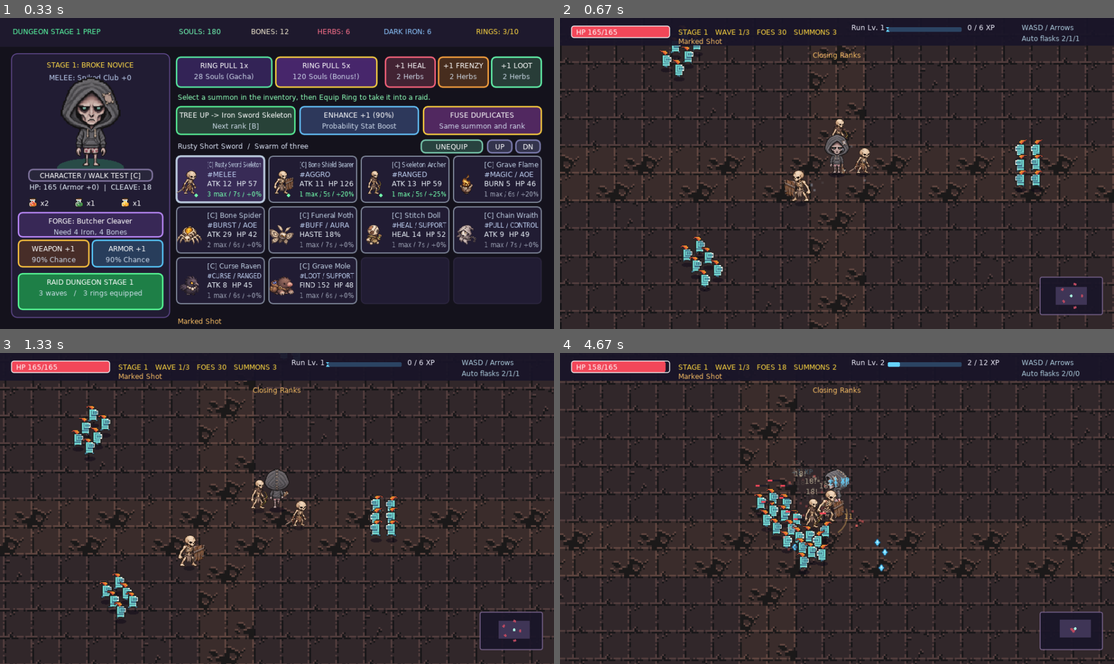
Above: before the commit, frames 1-4 (two rows, left to right).
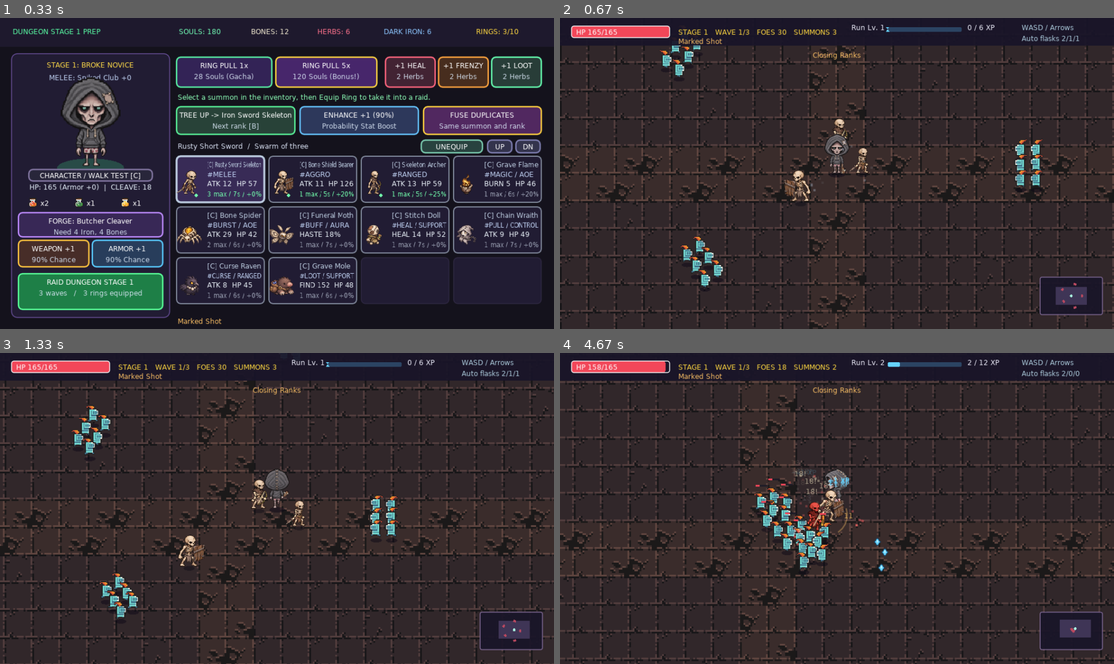
Above: after the commit, the same moments.

Repository: ohbahn85-cyber/pixel-dungeon-inn
Game: LÖVE game, started from game/main.lua
Same seed, same stepped clock (60 frames per second), same inputs: the game is played once before the commit and once after it.
Inputs:
- Up to frame 1 (0.33 s): no input
- Up to frame 2 (0.67 s): click "RAID DUNGEON STAGE 1" at 0.38 s
- Up to frame 3 (1.33 s): hold Right 0.67-1.13 s; hold Up from 1.17 s (still down)
- Up to frame 4 (4.67 s): release Up at 1.47 s; hold Right 1.5-1.97 s; hold Left 2-2.53 s; hold Down 2.57-2.87 s; hold Left 2.9-3.3 s; hold Up 3.33-3.7 s; hold Right 3.73-4.37 s; click "Fleet Bones" at 4.45 s

Frame 1 is identical in both runs. In frame 2, 0.2% of the frame differs, in the area x 49-56%, y 32-50%; in frame 3, 0.2%; in frame 4, 1.1%, in the area x 35-93%, y 37-90%.

Commit message:
Animate skeleton sword and bow attacks with jointed arms

Diff:
--- a/game/main.lua
+++ b/game/main.lua
@@ -8,6 +8,7 @@
 local Waves = require("raid_waves")
 local Catalog = require("summon_catalog")
 local SummonArt = require("summon_art")
+local SummonPose = require("summon_combat_pose")
 local GraveFire = require("grave_fire")
 local Roles = require("summon_roles")
 local CharacterPreview = require("character_preview")
@@ -580,6 +581,19 @@
     return math.atan2(target.y - actor.y, target.x - actor.x)
 end
 
+local function summonHeight(summon)
+    local heroHeight = necro.stage == 1 and raidHeroHeight or quads.necro_stages[necro.stage].h * 2.1
+    return heroHeight * summon.meta.size
+end
+
+local function summonBob(summon)
+    local family = summon.meta.family
+    if summon.meta.fire or family == "moth" or family == "wraith" or family == "raven" then
+        return 7 + math.sin(timeAcc * 5 + summon.slot.index * 1.7) * 3
+    end
+    return summon.moving and math.abs(math.sin(summon.walk)) * 1.6 or 0
+end
+
 local function hitWithSummon(summon, target, damage, tint)
     target.hp = target.hp - damage
     target.hitFlash = 0.10
@@ -588,9 +602,11 @@
 end
 
 local function shootArrow(summon, target, damage, volley)
-    local angle = directionTo(summon, target)
+    local x, y = SummonPose.arrowOrigin(summon.slot.ring, math.floor(summon.x),
+        math.floor(summon.y - summonBob(summon)), summonHeight(summon), summon.facing, summon.weaponAttack)
+    local angle = math.atan2(target.y - 14 - y, target.x - x)
     projectiles[#projectiles + 1] = {
-        x = summon.x, y = summon.y - 14,
+        x = x, y = y,
         vx = math.cos(angle) * 415, vy = math.sin(angle) * 415,
         dmg = damage, owner = summon, volley = volley, life = 0.90,
         col = summon.meta.rank == 4 and summon.meta.accent or (isMarked(target) and markColor or TIER_COLORS[summon.meta.tier]),
@@ -613,7 +629,7 @@
         if summon.trackingHits >= 3 then
             summon.trackingHits = 0
             if enemy.hp > 0 and summon.hp > 0 then
-                shootArrow(summon, enemy, math.floor(arrow.dmg * 1.35), false)
+                summon.followup = {target = enemy, damage = math.floor(arrow.dmg * 1.35)}
             end
         end
     end
@@ -638,7 +654,9 @@
 
 local function strikeWithSummon(summon, target, damage)
     local meta = summon.meta
-    summon.attackTime, summon.attackAngle = 0.23, directionTo(summon, target)
+    if not SummonPose[meta.family] then
+        summon.attackTime, summon.attackAngle = 0.23, directionTo(summon, target)
+    end
     if meta.family == "shield" then
         if meta.rank >= 2 then summon.guardTime = 0.64 end
         bashTarget(summon, target, damage)
@@ -683,6 +701,46 @@
     end
 end
 
+local function startSummonAttack(summon, target, damage, followup)
+    summon.weaponAttack = {
+        target = target, damage = damage, elapsed = 0, angle = directionTo(summon, target), followup = followup,
+    }
+    summon.facing = target.x >= summon.x and 1 or -1
+end
+
+local function inAttackRange(summon, target)
+    local reach = summon.meta.reach
+    if summon.meta.family == "archer" and runSynergies.markedShot and isMarked(target) then
+        reach = reach * (1 + summon.slot.stats.markedRange)
+    end
+    return target.hp > 0 and (summon.x - target.x)^2 + (summon.y - target.y)^2 <= (reach + target.radius)^2
+end
+
+local function advanceSummonAttack(summon, fallback, dt)
+    local attack = summon.weaponAttack
+    local timing = SummonPose[summon.meta.family]
+    local elapsed = attack.elapsed + dt
+    if attack.elapsed < timing.impact then
+        local target = attack.target
+        if not inAttackRange(summon, target) then target = fallback end
+        local inRange = target and inAttackRange(summon, target)
+        if inRange then
+            attack.target, attack.angle = target, directionTo(summon, target)
+            if math.abs(target.x - summon.x) > 3 then summon.facing = target.x > summon.x and 1 or -1 end
+        end
+        if elapsed >= timing.impact and inRange then
+            attack.elapsed = timing.impact
+            if attack.followup then
+                shootArrow(summon, target, attack.damage, false)
+            else
+                strikeWithSummon(summon, target, attack.damage)
+            end
+        end
+    end
+    attack.elapsed = elapsed
+    if elapsed >= timing.duration then summon.weaponAttack = nil end
+end
+
 local function damageSummon(summon, damage, enemy, fromX, fromY)
     if summon.guardTime > 0 then
         local ox, oy = fromX - summon.x, fromY - summon.y
@@ -776,14 +834,28 @@
     end
 
     local mx, my = 0, 0
+    if summon.weaponAttack then
+        advanceSummonAttack(summon, target, dt * math.min(1.65, spdMult * (1 + attackHaste)))
+    end
+    if not summon.weaponAttack and summon.followup then
+        local followup = summon.followup
+        summon.followup = nil
+        if inAttackRange(summon, followup.target) then
+            startSummonAttack(summon, followup.target, followup.damage, true)
+        end
+    end
     if target then
         local angle = directionTo(summon, target)
-        summon.facing = target.x >= summon.x and 1 or -1
+        if not summon.weaponAttack then summon.facing = target.x >= summon.x and 1 or -1 end
         if distance <= reach + target.radius then
-            if summon.cdTimer <= 0 then
+            if summon.cdTimer <= 0 and not summon.weaponAttack and target.hp > 0 then
                 summon.cdTimer = meta.cd / (1 + stats.speed / 100)
                 local damage = math.floor(summon.atk * (1 + 0.20 * (run.ranks.summon or 0)))
-                strikeWithSummon(summon, target, damage)
+                if SummonPose[meta.family] then
+                    startSummonAttack(summon, target, damage)
+                else
+                    strikeWithSummon(summon, target, damage)
+                end
             end
             if (meta.family == "archer" or meta.fire or meta.family == "raven" or meta.family == "wraith") and distance < 52 then
                 mx, my = -math.cos(angle) * 65, -math.sin(angle) * 65
@@ -796,7 +868,7 @@
         local angle = math.atan2(dy, dx)
         local speed = math.max(meta.spd, math.min(220, math.sqrt(leash) * 1.8))
         mx, my = math.cos(angle) * speed, math.sin(angle) * speed
-        summon.facing = dx >= 0 and 1 or -1
+        if not summon.weaponAttack then summon.facing = dx >= 0 and 1 or -1 end
     end
 
     for _, other in ipairs(activeSummons) do
@@ -1484,7 +1556,6 @@
     Melee.drawTrail(necro.attack, necro.x, necro.y - 16, meleeReach(wp), wp.col)
 
     local stAnim = quads.necro_stages[necro.stage]
-    local heroHeight = necro.stage == 1 and raidHeroHeight or stAnim.h * 2.1
 
     -- Y좌표 깊이 정렬 후 0x72 4프레임 애니메이션 렌더링
     local drawList = { { kind = "necro", y = necro.y } }
@@ -1511,10 +1582,7 @@
             end
         elseif item.kind == "summon" then
             local s = item.ref
-            local bob = s.moving and math.abs(math.sin(s.walk)) * 1.6 or 0
-            if s.meta.fire or s.meta.family == "moth" or s.meta.family == "wraith" or s.meta.family == "raven" then
-                bob = 7 + math.sin(timeAcc * 5 + s.slot.index * 1.7) * 3
-            end
+            local bob = summonBob(s)
             local strike = math.sin(s.attackTime / 0.23 * math.pi)
             local x = s.x + math.cos(s.attackAngle) * strike * 5
             local y = s.y + math.sin(s.attackAngle) * strike * 5 - bob
@@ -1544,8 +1612,13 @@
                 love.graphics.arc("line", "open", s.x, s.y - 8, 17, s.attackAngle - 0.9, s.attackAngle + 0.9)
             end
             love.graphics.setColor(1, s.hitFlash > 0 and 0.4 or 1, s.hitFlash > 0 and 0.4 or 1, 1)
-            SummonArt.draw(s.slot.ring, math.floor(x), math.floor(y), heroHeight * s.meta.size, s.facing, strike)
-            if not s.meta.fire and not s.meta.ability and s.meta.family ~= "archer" and s.attackTime > 0 then
+            local height = summonHeight(s)
+            if SummonPose[s.meta.family] then
+                SummonPose.draw(s.slot.ring, math.floor(x), math.floor(y), height, s.facing, s.weaponAttack)
+            else
+                SummonArt.draw(s.slot.ring, math.floor(x), math.floor(y), height, s.facing, strike)
+            end
+            if s.meta.family == "shield" and s.attackTime > 0 then
                 local col = s.meta.rank == 4 and s.meta.accent
                     or (s.meta.family == "shield" and markColor or TIER_COLORS[s.meta.tier])
                 love.graphics.setColor(col[1], col[2], col[3], 0.66 * s.attackTime / 0.23)
@@ -1583,8 +1656,11 @@
     GraveFire.drawEmbers(graveFire)
     for _, p in ipairs(projectiles) do
         love.graphics.setColor(p.col[1], p.col[2], p.col[3], 1)
-        love.graphics.setLineWidth(2)
+        love.graphics.setLineWidth(1.5)
         love.graphics.line(p.x - p.vx * 0.025, p.y - p.vy * 0.025, p.x, p.y)
+        local pointX, pointY = p.x - p.vx * 0.009, p.y - p.vy * 0.009
+        love.graphics.polygon("fill", p.x, p.y, pointX - p.vy * 0.005, pointY + p.vx * 0.005,
+            pointX + p.vy * 0.005, pointY - p.vx * 0.005)
     end
     for _, ep in ipairs(enemyProjectiles) do
         love.graphics.setColor(1.0, 0.42, 0.15, 1)
--- a/game/summon_art.lua
+++ b/game/summon_art.lua
@@ -1,5 +1,6 @@
 local Catalog = require("summon_catalog")
 local pivots = require("assets.summon_pivots")
+local CombatPose = require("summon_combat_pose")
 
 local Art = {}
 local bodies, equipment, flames, familiars
@@ -21,6 +22,7 @@
     equipment = loadAtlas("summon_gear.png", 96, 96, 6)
     flames = loadAtlas("summon_grave_flame.png", 128, 112, 1)
     familiars = loadAtlas("summon_familiars.png", 128, 112, 6)
+    CombatPose.load(equipment)
 end
 
 function Art.draw(ring, x, y, height, facing, swing)
--- /dev/null
+++ b/game/summon_combat_pose.lua
@@ -0,0 +1,210 @@
+local Catalog = require("summon_catalog")
+local pivots = require("assets.summon_pivots")
+local g = love.graphics
+
+local Pose = {
+    sword = {impact = 0.115, duration = 0.285},
+    archer = {impact = 0.185, duration = 0.335},
+}
+
+-- Coordinates on the 128 × 112 torso cell, facing screen right.
+local shoulders = {
+    {52, 45, 73, 45}, {51, 46, 74, 45}, {52, 48, 78, 47}, {62, 51, 86, 49},
+    {50, 48, 75, 47}, {51, 48, 76, 47}, {55, 49, 83, 49}, {62, 51, 89, 49},
+}
+-- Top and bottom nock positions on the eight 96 × 96 bow cells.
+local nocks = {
+    {45, 13, 35, 81}, {43, 13, 31, 80}, {42, 20, 32, 73}, {43, 17, 32, 82},
+    {45, 17, 36, 77}, {42, 18, 31, 81}, {43, 17, 32, 77}, {43, 20, 34, 76},
+}
+
+-- Time, near hand offset, far hand offset, blade angle or bow cant.
+local swordKeys = {
+    {0, -9, 29, 7, 26, 2.53},
+    {0.064, -22, -15, 11, 16, 3.94},
+    {Pose.sword.impact, 29, 8, 9, 24, 6.00},
+    {0.168, 23, 21, 4, 27, 7.18},
+    {Pose.sword.duration, -9, 29, 7, 26, 8.81},
+}
+local bowKeys = {
+    {0, -5, 28, 9, 24, 0.34},
+    {0.068, 24, 12, 14, 10, 0.02},
+    {0.151, 11, 4, 28, 7, 0},
+    {Pose.archer.impact, 11, 4, 28, 7, 0},
+    {0.225, -2, 5, 29, 8, 0.09},
+    {Pose.archer.duration, -5, 28, 9, 24, 0.34},
+}
+
+local gear, torsos, limbs, unstrung
+local torsoQuads, limbQuads = {}, {}
+
+function Pose.load(equipment)
+    gear = equipment
+    torsos = g.newImage("assets/summon_torsos.png")
+    limbs = g.newImage("assets/summon_limbs.png")
+    for i = 1, 8 do
+        torsoQuads[i] = g.newQuad((i - 1) % 4 * 128, math.floor((i - 1) / 4) * 112, 128, 112, torsos:getDimensions())
+        limbQuads[i] = {}
+        for segment = 1, 3 do
+            limbQuads[i][segment] = g.newQuad((segment - 1) * 16, (i - 1) * 24, 16, 24, limbs:getDimensions())
+        end
+    end
+
+    -- The stock bow art includes a static string. Clear just that stroke on the combat texture.
+    local data = love.image.newImageData("assets/summon_gear.png")
+    for index, nock in ipairs(nocks) do
+        local left = (index - 1) % 4 * 96
+        local top = (4 + math.floor((index - 1) / 4)) * 96
+        for y = nock[2] + 3, nock[4] - 3 do
+            local progress = (y - nock[2]) / (nock[4] - nock[2])
+            local x = math.floor(nock[1] + (nock[3] - nock[1]) * progress + 0.5)
+            for column = x - 2, x + 2 do
+                data:setPixel(left + column, top + y, 0, 0, 0, 0)
+            end
+        end
+    end
+    unstrung = g.newImage(data)
+end
+
+local function sample(keys, elapsed)
+    for i = 2, #keys do
+        local b = keys[i]
+        if elapsed <= b[1] then
+            local a = keys[i - 1]
+            local t = (elapsed - a[1]) / (b[1] - a[1])
+            t = t * t * (3 - 2 * t)
+            return a[2] + (b[2] - a[2]) * t, a[3] + (b[3] - a[3]) * t,
+                a[4] + (b[4] - a[4]) * t, a[5] + (b[5] - a[5]) * t, a[6] + (b[6] - a[6]) * t
+        end
+    end
+    local frame = keys[1]
+    return frame[2], frame[3], frame[4], frame[5], frame[6]
+end
+
+local function arm(x, y, dx, dy, bend)
+    local upper, lower = 16, 16
+    local distance = math.max(0.01, math.sqrt(dx * dx + dy * dy))
+    local reach = math.min(upper + lower - 0.25, distance)
+    local vx, vy = dx / distance, dy / distance
+    local midpoint = reach / 2
+    local turn = bend * math.sqrt(upper * upper - midpoint * midpoint)
+    return x + vx * midpoint - vy * turn, y + vy * midpoint + vx * turn,
+        x + vx * reach, y + vy * reach
+end
+
+local function animatedArms(meta, attack)
+    local archery = meta.family == "archer"
+    local index = meta.rank + (archery and 4 or 0)
+    local elapsed = attack and attack.elapsed or 0
+    local nx, ny, fx, fy, angle = sample(archery and bowKeys or swordKeys, elapsed)
+    if attack then
+        local pitch = math.atan2(math.sin(attack.angle), math.abs(math.cos(attack.angle)))
+        pitch = math.max(-0.49, math.min(0.49, pitch))
+        local wind = math.min(1, elapsed / 0.06, ((archery and Pose.archer.duration or Pose.sword.duration) - elapsed) / 0.08)
+        ny, fy, angle = ny + pitch * 17 * wind, fy + pitch * 22 * wind, angle + pitch * wind
+    end
+
+    local shoulder = shoulders[index]
+    local elbowX, elbowY, handX, handY = arm(shoulder[1], shoulder[2], nx, ny, -1)
+    local farElbowX, farElbowY, farHandX, farHandY = arm(shoulder[3], shoulder[4], fx, fy, 1)
+    return index, shoulder, elbowX, elbowY, handX, handY, farElbowX, farElbowY, farHandX, farHandY, angle
+end
+
+local function segment(index, part, x, y, endX, endY)
+    local dx, dy = endX - x, endY - y
+    g.draw(limbs, limbQuads[index][part], x, y, math.atan2(dy, dx) - math.pi / 2,
+        1, math.sqrt(dx * dx + dy * dy) / 19, 8, 2)
+end
+
+local function limb(index, x, y, elbowX, elbowY, handX, handY)
+    segment(index, 1, x, y, elbowX, elbowY)
+    segment(index, 2, elbowX, elbowY, handX, handY)
+end
+
+local function fist(index, x, y, angle)
+    g.draw(limbs, limbQuads[index][3], x, y, angle, 1, 1, 8, 12)
+end
+
+local function bowPoint(x, y, angle, dx, dy)
+    return x + math.cos(angle) * dx - math.sin(angle) * dy, y + math.sin(angle) * dx + math.cos(angle) * dy
+end
+
+function Pose.arrowOrigin(ring, x, y, height, facing, attack)
+    local _, _, _, _, _, _, _, _, bowX, bowY, angle = animatedArms(Catalog[ring.id], attack)
+    local tipX, tipY = bowPoint(bowX, bowY, angle, 8, 0)
+    local scale = height / 96
+    return x + (tipX - 64) * scale * facing, y + (tipY - 104) * scale
+end
+
+local function drawBow(item, index, x, y, angle, drawX, drawY, attack, tint)
+    local nock = nocks[item.id - 16]
+    local grip = pivots.gear[item.id]
+    local scale = item.height / 80
+    local topX, topY = bowPoint(x, y, angle, (nock[1] - grip[1]) * scale, (nock[2] - grip[2]) * scale)
+    local bottomX, bottomY = bowPoint(x, y, angle, (nock[3] - grip[1]) * scale, (nock[4] - grip[2]) * scale)
+    local tautX, tautY = (topX + bottomX) / 2, (topY + bottomY) / 2
+    local elapsed = attack and attack.elapsed or 0
+    local drawn = elapsed >= 0.068 and elapsed < Pose.archer.impact
+    local snap = elapsed >= Pose.archer.impact and elapsed < Pose.archer.impact + 0.042
+
+    if drawn then
+        local t = math.min(1, (elapsed - 0.068) / 0.031)
+        tautX, tautY = tautX + (drawX - tautX) * t, tautY + (drawY - tautY) * t
+    elseif snap then
+        tautX = tautX + 3 * (1 - (elapsed - Pose.archer.impact) / 0.042)
+    end
+    g.setColor(0.91, 0.82, 0.64, 0.9)
+    g.setLineWidth(2.15)
+    g.line(topX, topY, tautX, tautY, bottomX, bottomY)
+    g.setColor(tint)
+    g.draw(unstrung, gear.quads[item.id], x, y, angle, scale, scale, grip[1], grip[2])
+    if drawn then
+        local tipX, tipY = bowPoint(x, y, angle, 8, 0)
+        g.setColor(1, 0.93, 0.72)
+        g.setLineWidth(2.5)
+        g.line(tautX, tautY, tipX, tipY)
+    end
+    g.setColor(tint)
+    fist(index, x, y, angle)
+end
+
+local function trail(x, y, edgeAngle, length, elapsed, tint)
+    local remaining = 1 - (elapsed - Pose.sword.impact) / 0.09
+    if remaining <= 0 or remaining > 1 then return end
+    g.setColor(1, 0.90, 0.72, 0.66 * remaining)
+    g.setLineWidth(3.7)
+    g.arc("line", "open", x, y, length, edgeAngle - 0.78, edgeAngle, 8)
+    g.setColor(tint)
+end
+
+function Pose.draw(ring, x, y, height, facing, attack)
+    local meta = Catalog[ring.id]
+    local item = Catalog.equipment(ring)
+    local index, shoulder, ex, ey, hx, hy, fx, fy, bx, by, angle = animatedArms(meta, attack)
+    local red, green, blue, alpha = g.getColor()
+    local tint = {red, green, blue, alpha}
+    local scale = height / 96
+
+    g.push("all")
+    g.translate(x, y)
+    g.scale(scale * facing, scale)
+    g.translate(-64, -104)
+    limb(index, shoulder[3], shoulder[4], fx, fy, bx, by)
+    g.draw(torsos, torsoQuads[index], 0, 0)
+    if meta.family == "archer" then
+        drawBow(item, index, bx, by, angle, hx, hy, attack, tint)
+        limb(index, shoulder[1], shoulder[2], ex, ey, hx, hy)
+        fist(index, hx, hy, angle)
+    else
+        fist(index, bx, by, 0)
+        limb(index, shoulder[1], shoulder[2], ex, ey, hx, hy)
+        local grip = pivots.gear[item.id]
+        local itemScale = item.height / 80
+        if attack then trail(hx, hy, angle, item.height * 0.74, attack.elapsed, tint) end
+        g.draw(gear.image, gear.quads[item.id], hx, hy, angle - 2.35, itemScale, itemScale, grip[1], grip[2])
+        fist(index, hx, hy, angle)
+    end
+    g.pop()
+end
+
+return Pose
Binary file added: game/assets/summon_limbs.png
Binary file added: game/assets/summon_torsos.png
